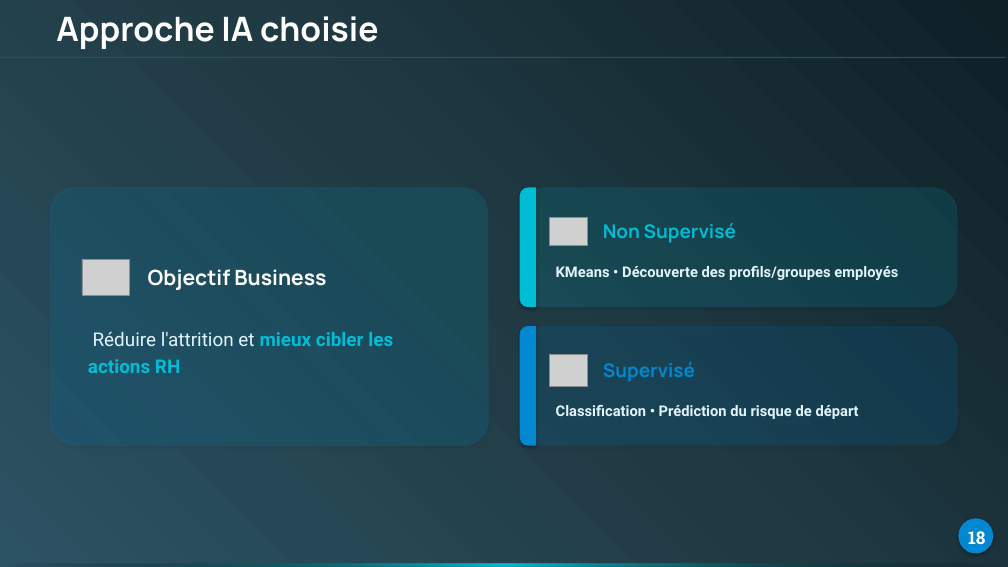
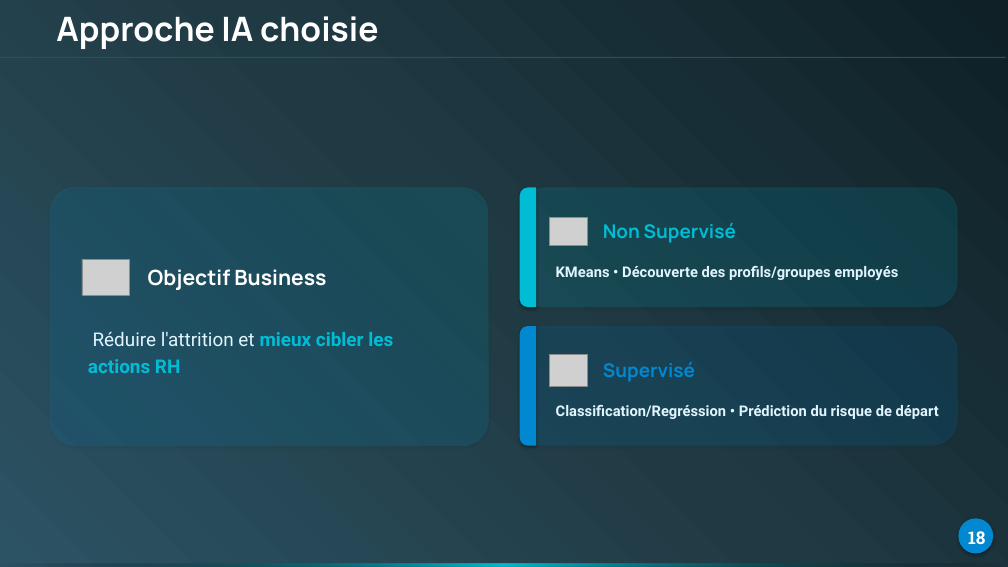
Before and after one commit to AirG213/humanforyou-attrition-ml, a slide deck: slide 18 of reports/presentation/humanforyou-attrition.pptx. Drawn at 1008x567 pixels with LibreOffice and Linux fonts; fonts in the diff are those of the drawing; grey boxes stand for pictures. Boxes give left, top, right and bottom in pixels: in the first picture for what was removed or moved away, otherwise in the second. Text is boxed around its words. In the diff, an @@ line names an element or a change of style, - is before the commit and + after.

```diff
--- a/reports/presentation/humanforyou-attrition.pptx
+++ b/reports/presentation/humanforyou-attrition.pptx
@@ text at [556, 405, 939, 419]: text changed @@
-Classification • Prédiction du risque de départ
+Classification/Regréssion • Prédiction du risque de départ
```
Also in this commit, not shown: 6 other slides changed, 1 slide added, 1 slide removed, 1 other file.
